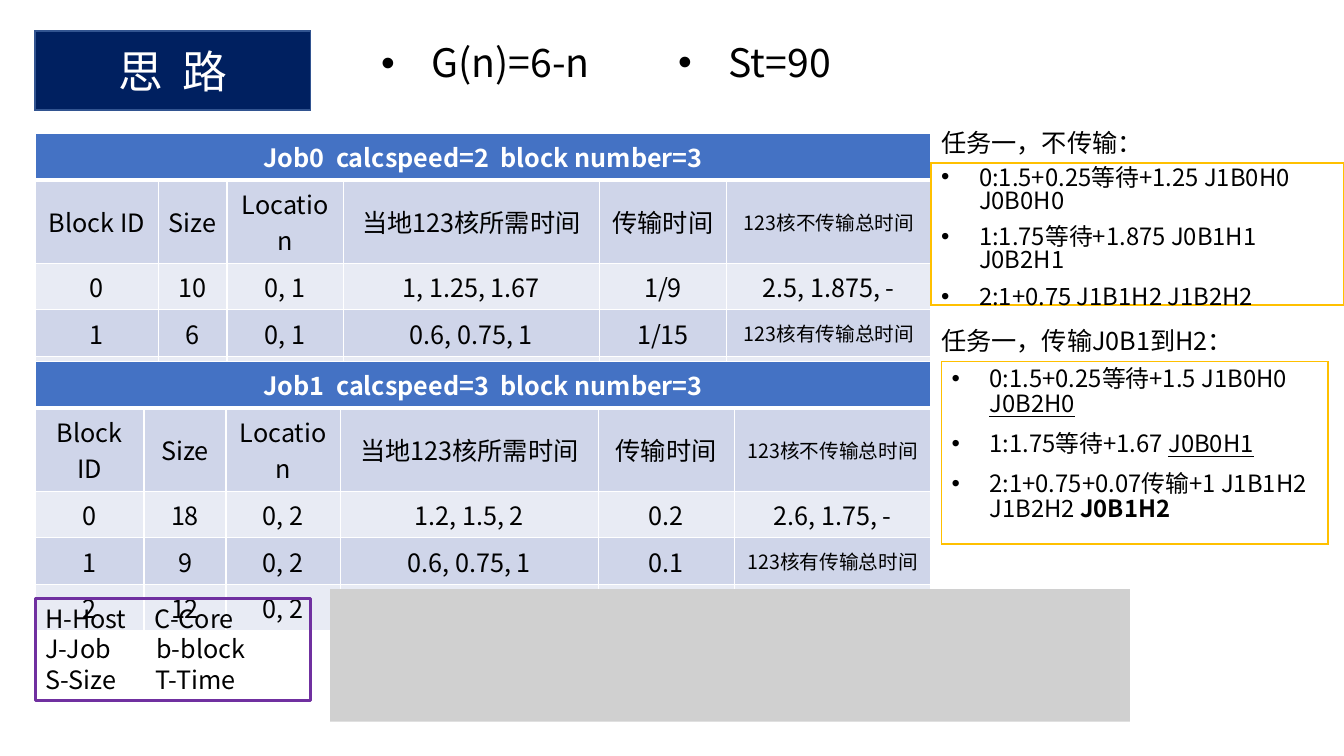
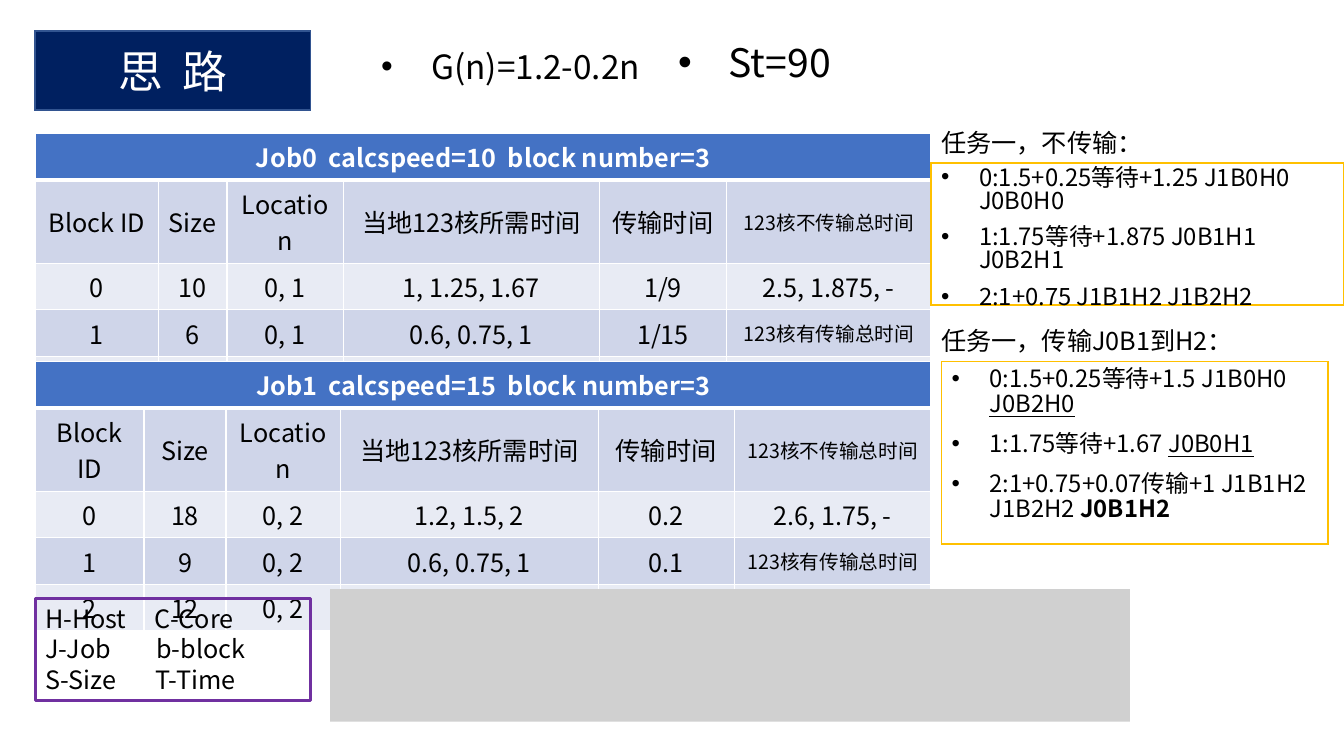
Before and after one commit to shiwanghua/SharedFiles, a slide deck: slide 7 of project_sample.pptx. Drawn at 1344x756 pixels with LibreOffice and Linux fonts; fonts in the diff are those of the drawing; grey boxes stand for pictures. Boxes give left, top, right and bottom in pixels: in the first picture for what was removed or moved away, otherwise in the second. Text is boxed around its words. In the diff, an @@ line names an element or a change of style, - is before the commit and + after.

```diff
--- a/project_sample.pptx
+++ b/project_sample.pptx
@@ text at box(432, 52, 640, 86): text changed; size 28 to 23.8 pt @@
-• G(n)=6-n
+• G(n)=1.2-0.2n
@@ table at box(35, 134, 932, 627) @@
-row 1, column 1: Job0 calcspeed=2 block number=3
+row 1, column 1: Job0 calcspeed=10 block number=3
@@ table at box(35, 362, 932, 628) @@
-row 1, column 1: Job1 calcspeed=3 block number=3
+row 1, column 1: Job1 calcspeed=15 block number=3
```
Also in this commit, not shown: 1 other slide changed.
